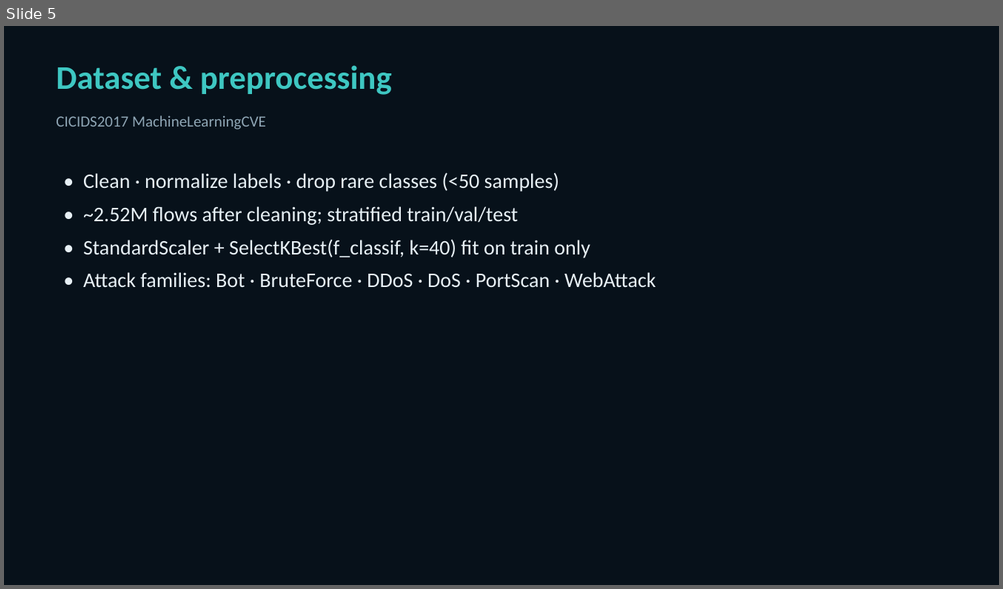
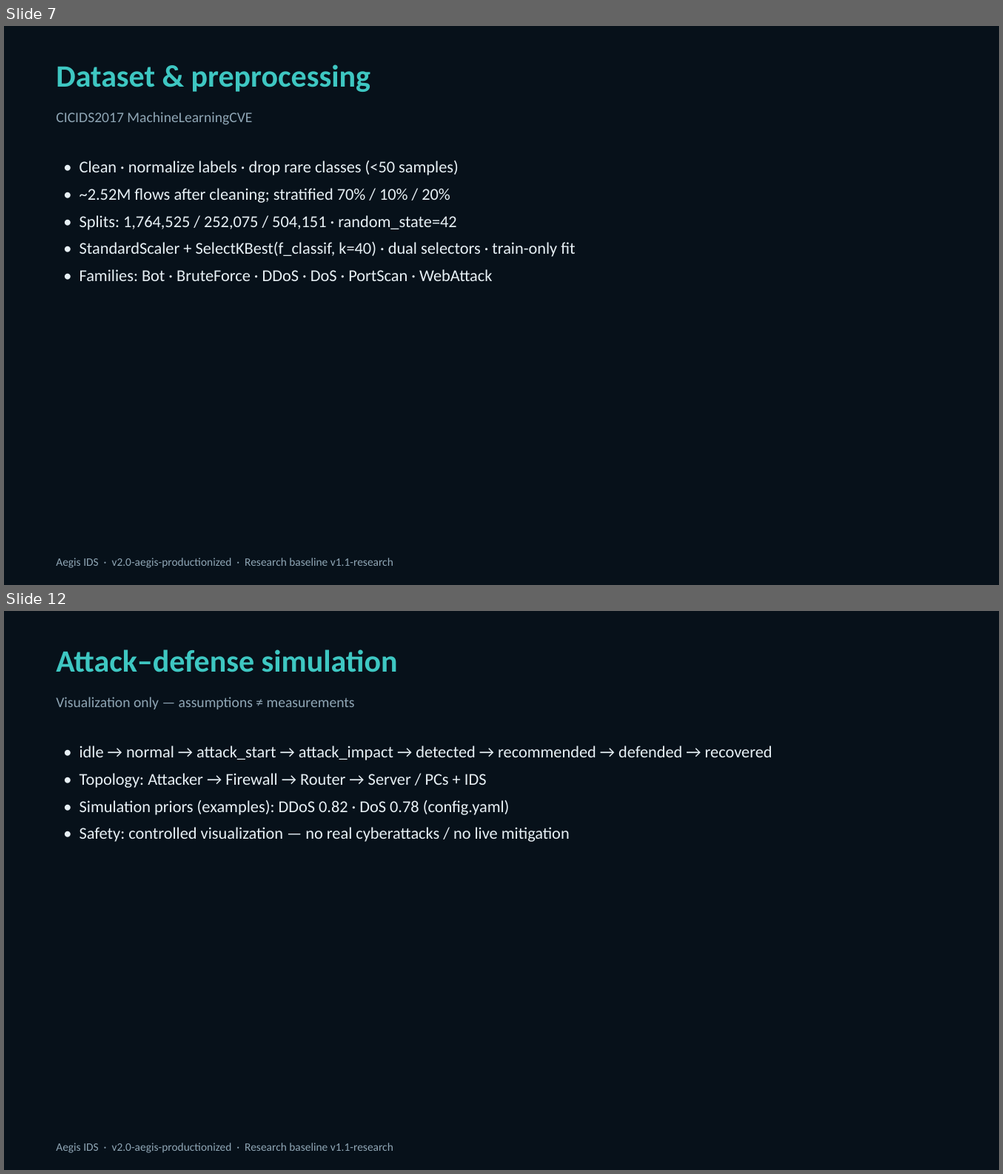
Before and after one commit to Dolendra/Intelligent-Machine-Learning-Based-Intrusion-Detection-and-Attack-Defense-Simulation-System, a slide deck: docs/Aegis_IDS_Viva_Presentation.pptx. Shown one above the other, each under a label of ours: slide 5 before the commit, slides 7 and 12 after it; the slides between them are not shown. The pictures are 1003x589 and 1003x1174 pixels, drawn with LibreOffice and Linux fonts; fonts in the diff are those of the drawing. Boxes give left, top, right and bottom in pixels: in the first picture for what was removed or moved away, otherwise in the second. Text is boxed around its words. In the diff, an @@ line names an element or a change of style, - is before the commit and + after.

```diff
--- a/docs/Aegis_IDS_Viva_Presentation.pptx
+++ b/docs/Aegis_IDS_Viva_Presentation.pptx
@@ slide 12 added at (4,611,999,1170), background #FFFFFF @@
@@ rectangle added at (4,611,999,1170), fill #07111A @@
@@ text added at (56,649,398,672), 30 pt, text #3EC7C2, bold @@
+Attack–defense simulation
@@ text added at (56,697,355,709), 14 pt, text #8FA6B5 @@
+Visualization only — assumptions ≠ measurements
@@ text added at (79,746,772,842), 16 pt, text #E7F0F5 @@
+• idle → normal → attack_start → attack_impact → detected → recommended → defended → recovered
+• Topology: Attacker → Firewall → Router → Server / PCs + IDS
+• Simulation priors (examples): DDoS 0.82 · DoS 0.78 (config.yaml)
+• Safety: controlled visualization — no real cyberattacks / no live mitigation
@@ text added at (56,1143,393,1153), 11 pt, text #8FA6B5 @@
+Aegis IDS · v2.0-aegis-productionized · Research baseline v1.1-research
@@ what was slide 5 is now slide 7 @@
@@ slide 7 changed as well @@
@@ text "Dataset & preprocessing" at (56,64,370,92): size 32 to 30 pt @@
@@ text "CICIDS2017 MachineLearningCVE" at (56,112,252,125): size 15 to 14 pt @@
@@ text "• Clean · normalize labels ...": place and size @@
-text "• Clean · normalize labels ..." at (83,173,656,288)
+text "• Clean · normalize labels ..." at (79,161,575,281)
@@ text at (79,161,458,175): size 20 to 16 pt in "• Clean · normalize labels · drop ..."; less space between paragraphs @@
@@ text at (79,188,575,281): text changed; size 20 to 16 pt @@
-• ~2.52M flows after cleaning; stratified train/val/test
-• StandardScaler + SelectKBest(f_classif, k=40) fit on train only
-• Attack families: Bot · BruteForce · DDoS · DoS · PortScan · WebAttack
+• ~2.52M flows after cleaning; stratified 70% / 10% / 20%
+• Splits: 1,764,525 / 252,075 / 504,151 · random_state=42
+• StandardScaler + SelectKBest(f_classif, k=40) · dual selectors · train-only fit
+• Families: Bot · BruteForce · DDoS · DoS · PortScan · WebAttack
@@ text added at (56,558,393,568), 11 pt, text #8FA6B5 @@
+Aegis IDS · v2.0-aegis-productionized · Research baseline v1.1-research
```
Also in this commit, not shown: 3 other slides changed, 13 other slides added, 11 slides removed, 3 other files.
